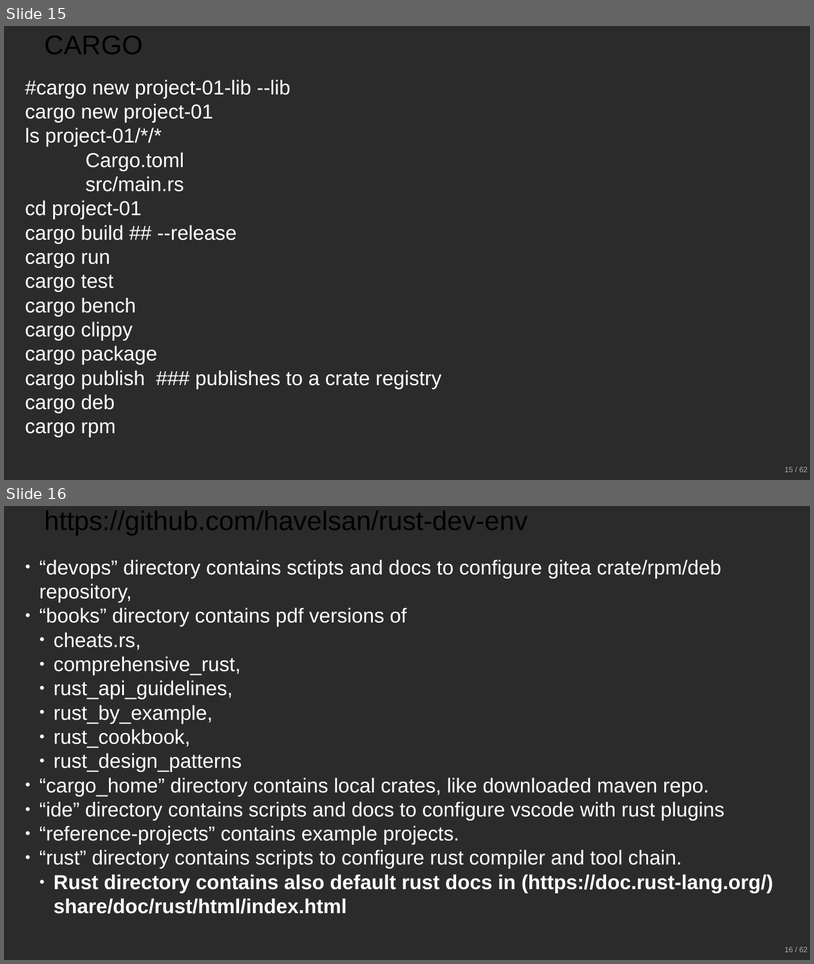
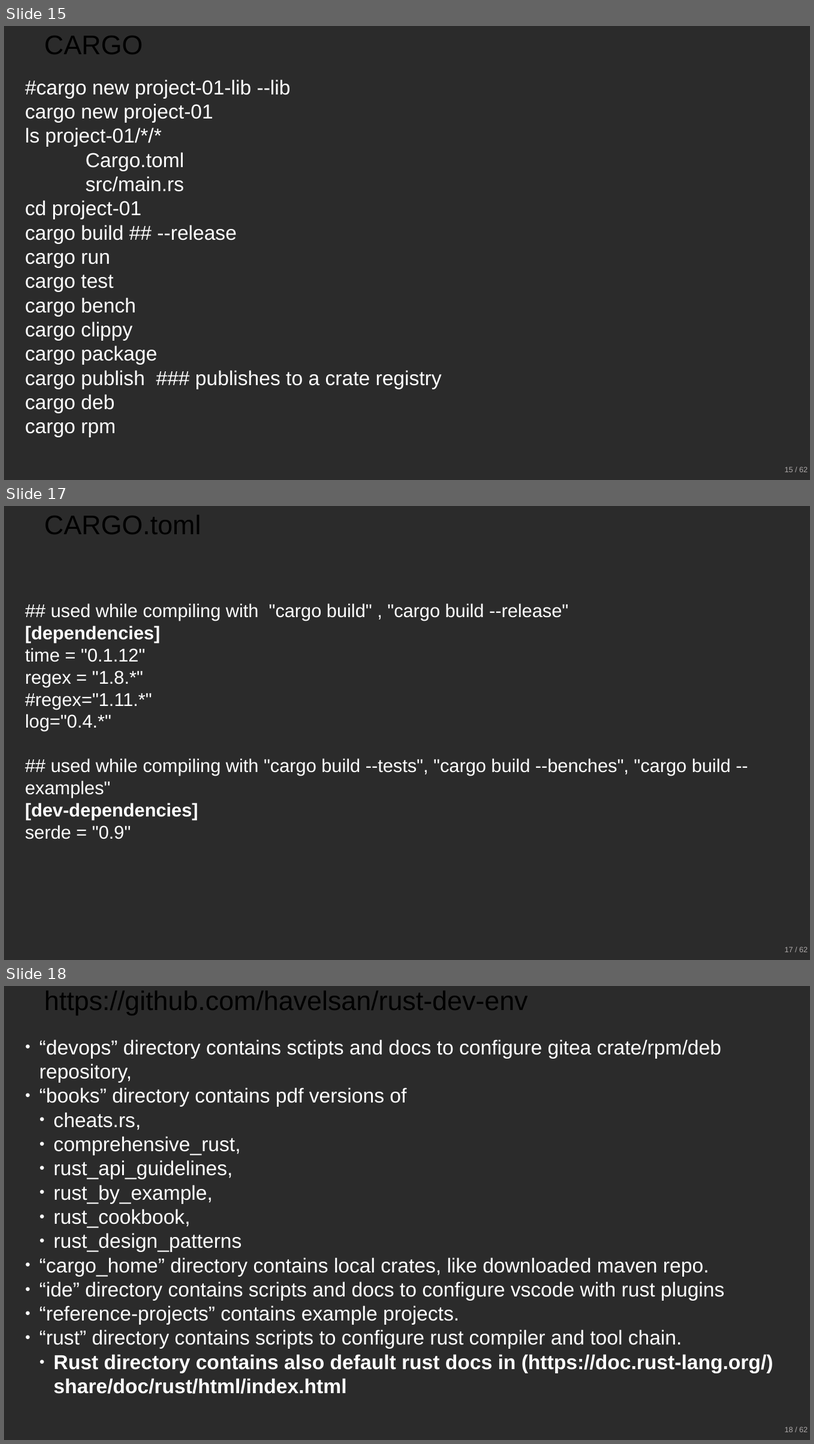
Before and after one commit to havelsan/rust-dev-env, a slide deck: rust-introduction.odp. Shown one above the other, each under a label of ours: slides 15 and 16 before the commit, slides 15, 17 and 18 after it; the slides between them are not shown. The pictures are 814x964 and 814x1444 pixels, drawn with LibreOffice and Linux fonts; fonts in the diff are those of the drawing; background and template pictures are left out; a plain dark background stands for a picture behind light text. Boxes give left, top, right and bottom in pixels: in the first picture for what was removed or moved away, otherwise in the second. Text is boxed around its words. In the diff, an @@ line names an element or a change of style, - is before the commit and + after.

```diff
--- a/rust-introduction.odp
+++ b/rust-introduction.odp
@@ slide 17 added at [4, 506, 810, 960], background picture (left out); not listed: 1 template element that a slide beside it also shows @@
@@ title added at [44, 515, 201, 534], 32 pt, text #000000 @@
+CARGO.toml
@@ text added at [25, 603, 731, 839], 22 pt, text #FFFFFF @@
+## used while compiling with "cargo build" , "cargo build --release"
+[dependencies]
+time = "0.1.12"
+regex = "1.8.*"
+#regex="1.11.*"
+log="0.4.*"
+## used while compiling with "cargo build --tests", "cargo build --benches", "cargo build --examples"
+[dev-dependencies]
+serde = "0.9"
@@ what was slide 16 is now slide 18 @@
```
Also in this commit, not shown: 2 slides changed, 1 other slide added.
